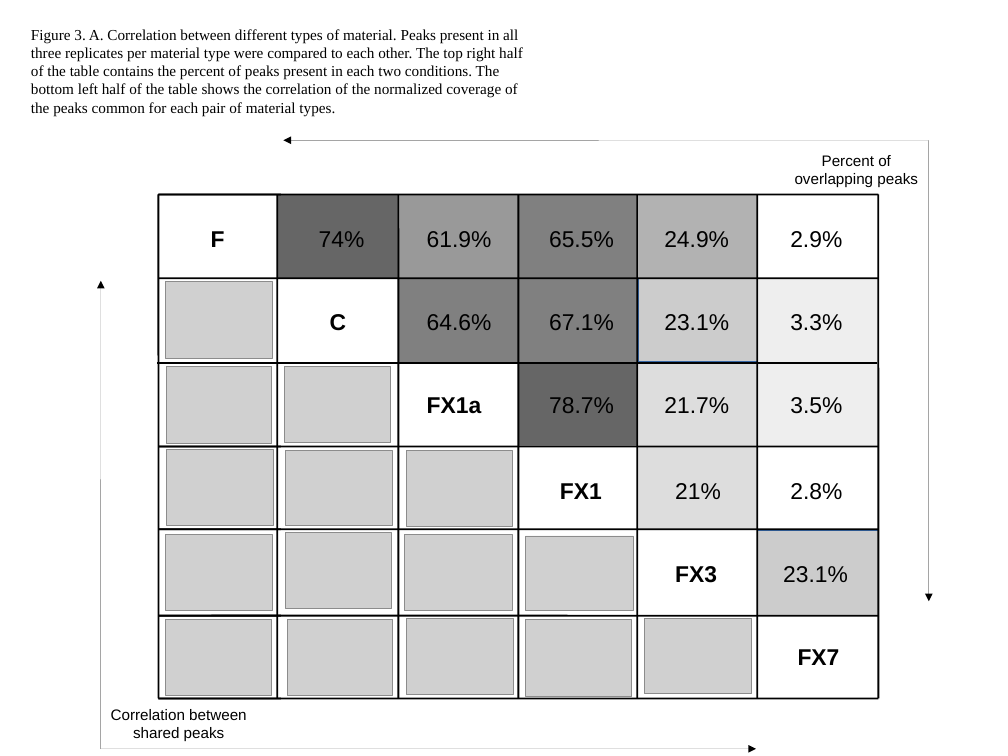
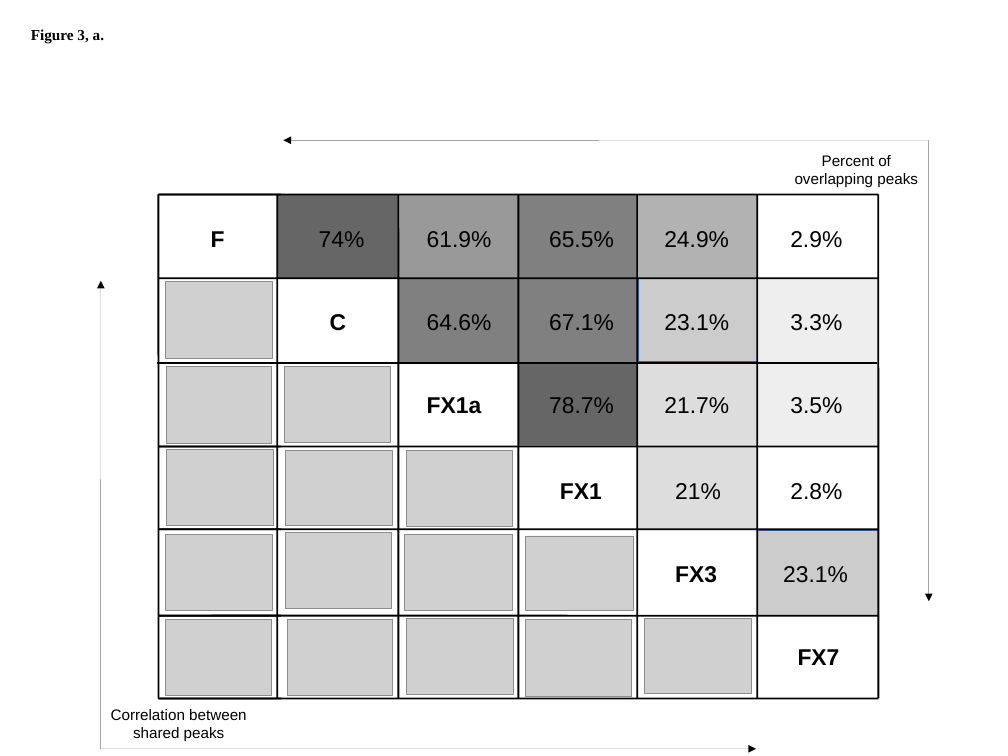
Before and after one commit to jknightlab/ATACseq_pipeline, a slide deck: slide 4 of Core_manuscript/Paper/Figures/ATAC_figures.odp (slide 5 before the commit). Drawn at 1008x756 pixels with LibreOffice and Linux fonts; fonts in the diff are those of the drawing; grey boxes stand for pictures. Boxes give left, top, right and bottom in pixels: in the first picture for what was removed or moved away, otherwise in the second. Text is boxed around its words. In the diff, an @@ line names an element or a change of style, - is before the commit and + after.

Commit message:
main and supplementary figures for the text

```diff
--- a/Core_manuscript/Paper/Figures/ATAC_figures.odp
+++ b/Core_manuscript/Paper/Figures/ATAC_figures.odp
@@ text removed at (x1=31, y1=29, x2=523, y2=117) @@
-Figure 3. A. Correlation between different types of material. Peaks present in all
-three replicates per material type were compared to each other. The top right half
-of the table contains the percent of peaks present in each two conditions. The
-bottom left half of the table shows the correlation of the normalized coverage of
-the peaks common for each pair of material types.
@@ text added at (x1=31, y1=29, x2=104, y2=43), 12 pt, text #000000, bold @@
+Figure 3, a.
```
Also in this commit, not shown: 16 other slides changed, 22 slides removed, 1 other file.
